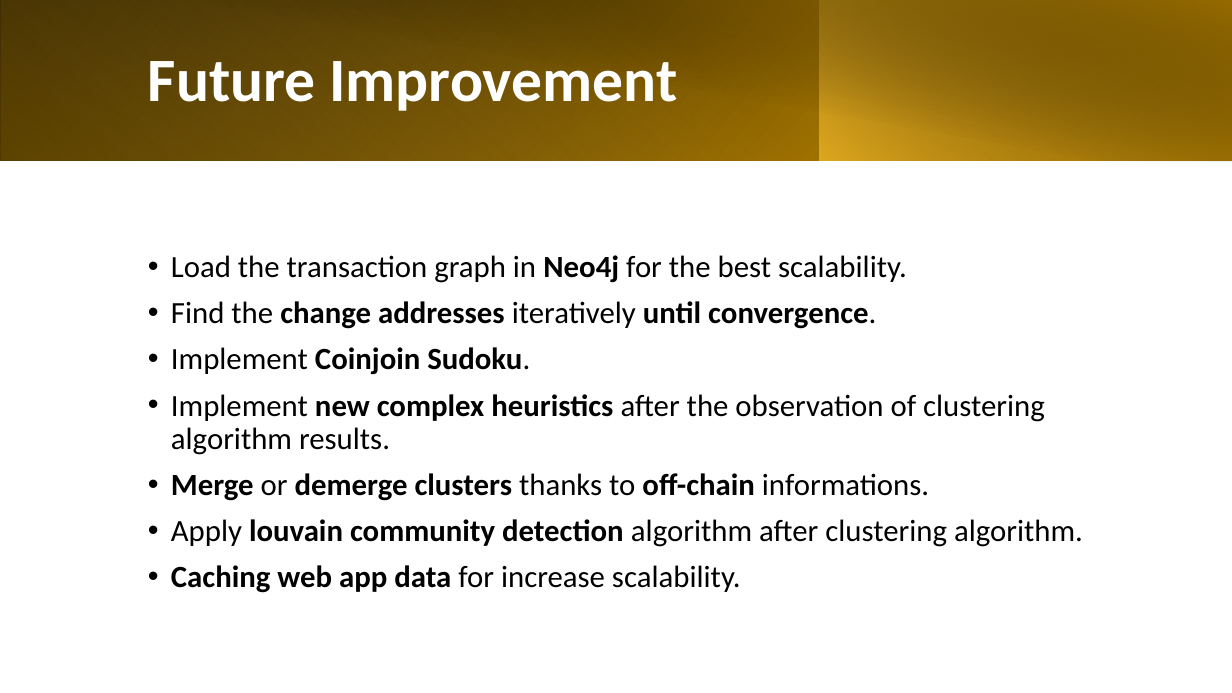
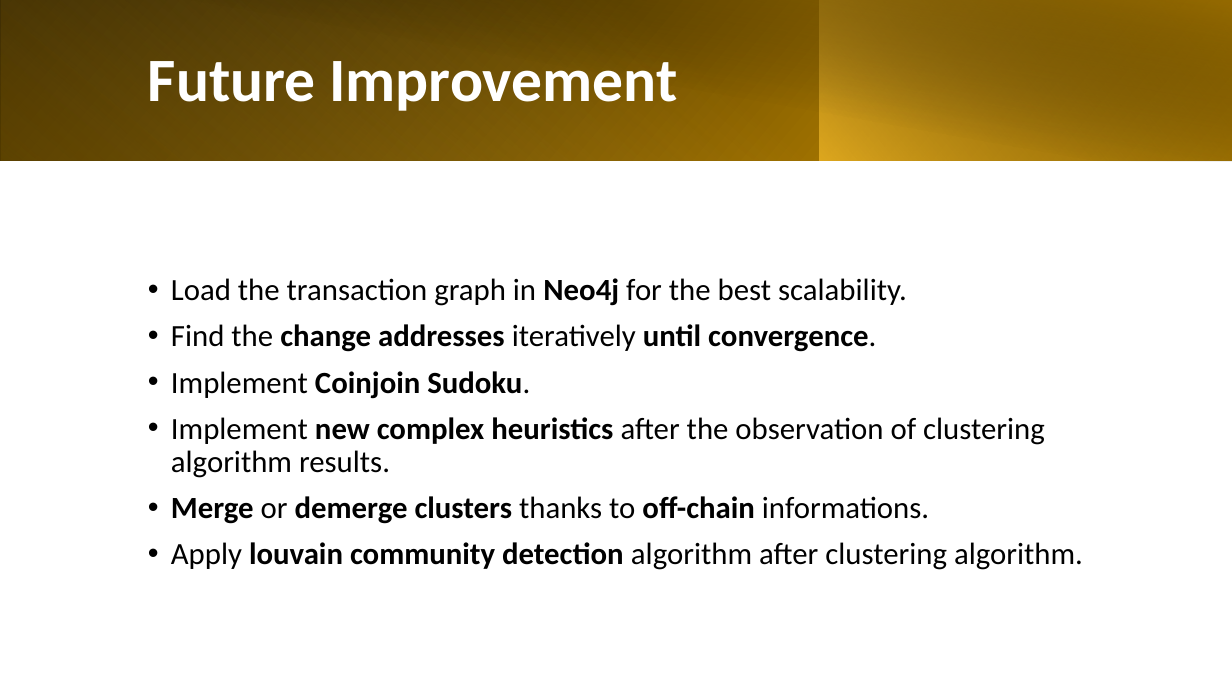
Before and after one commit to VincenzoImp/Bitcoin-Address-Clustering, a slide deck: slide 26 of Bitcoin Address Clustering.pptx. Drawn at 1232x693 pixels with LibreOffice and Linux fonts; fonts in the diff are those of the drawing. Boxes give left, top, right and bottom in pixels: in the first picture for what was removed or moved away, otherwise in the second. Text is boxed around its words. In the diff, an @@ line names an element or a change of style, - is before the commit and + after.

```diff
--- a/Bitcoin Address Clustering.pptx
+++ b/Bitcoin Address Clustering.pptx
@@ text at <box>171,565,741,593</box>: paragraph removed @@
-• Caching web app data for increase scalability.
```
Also in this commit, not shown: 2 other files.
